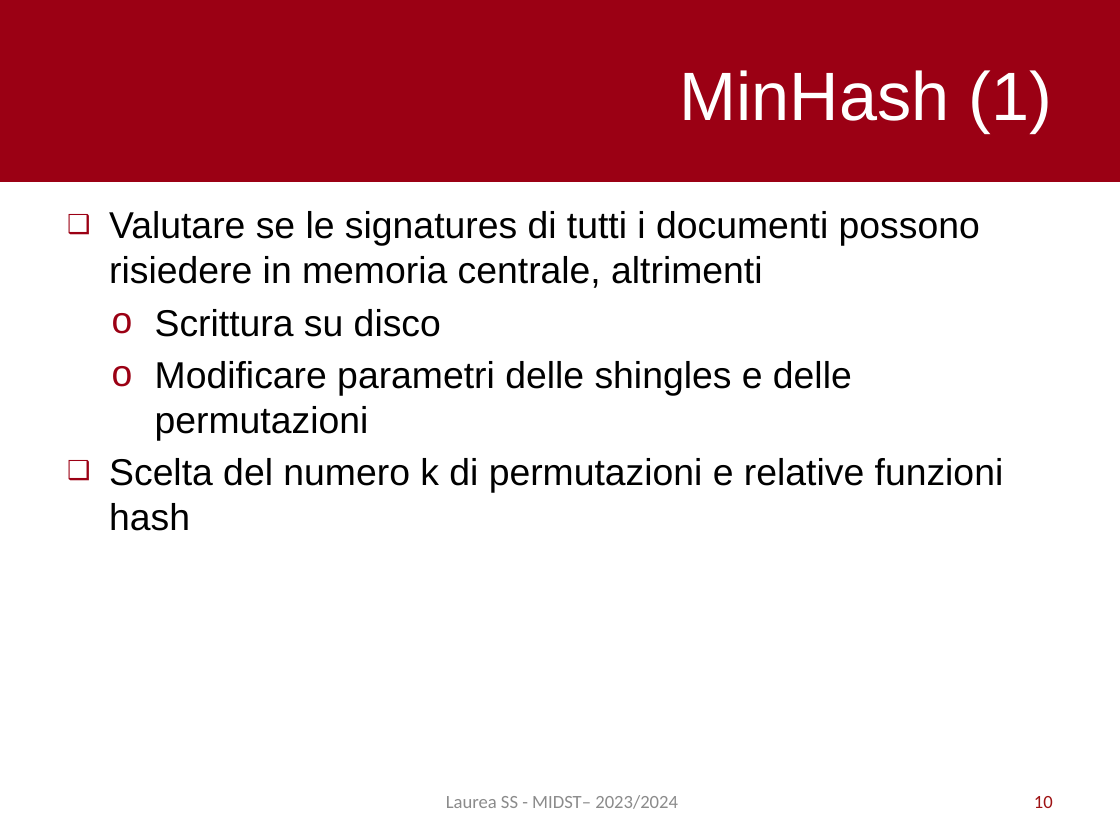
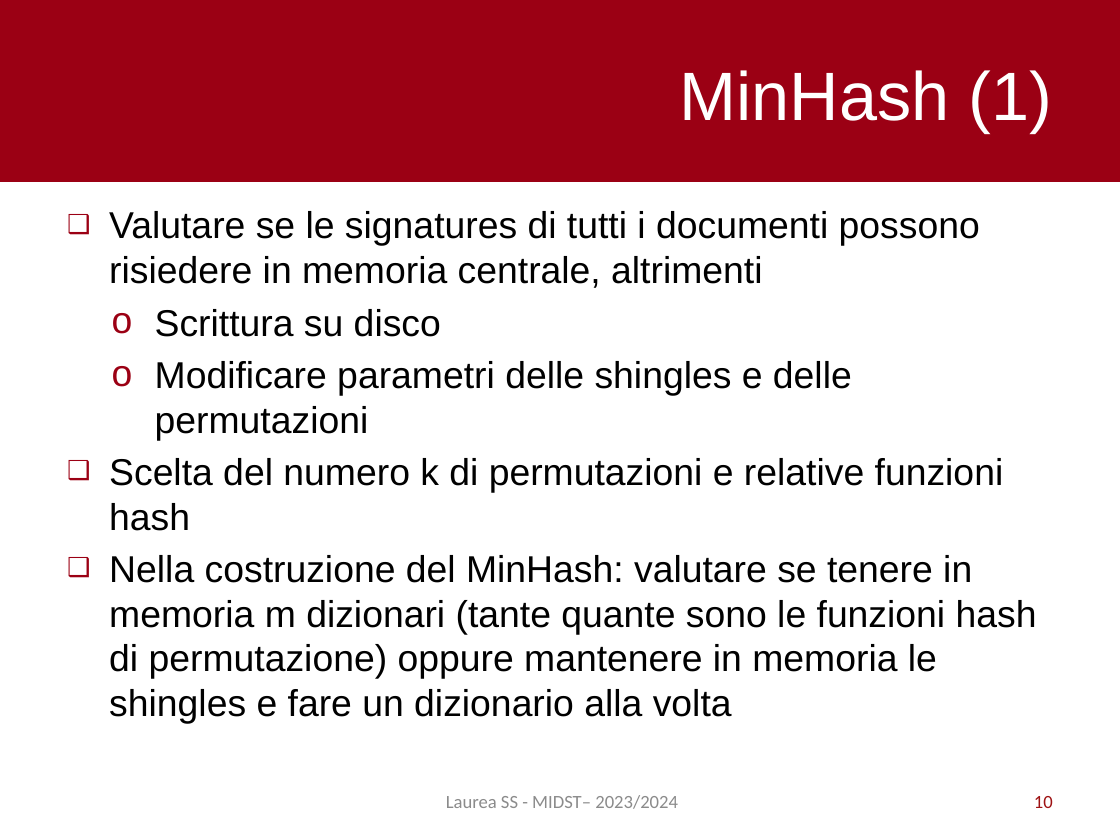
Before and after one commit to pietro-stangherlin/near_duplicate_doc_lsh, a slide deck: slide 10 of slides/ita/slides_ita.pptx. Drawn at 1120x840 pixels with LibreOffice and Linux fonts; fonts in the diff are those of the drawing. Boxes give left, top, right and bottom in pixels: in the first picture for what was removed or moved away, otherwise in the second. Text is boxed around its words. In the diff, an @@ line names an element or a change of style, - is before the commit and + after.

```diff
--- a/slides/ita/slides_ita.pptx
+++ b/slides/ita/slides_ita.pptx
@@ text at (x1=109, y1=555, x2=1037, y2=724): paragraph added @@
+❑ Nella costruzione del MinHash: valutare se tenere in memoria m dizionari (tante quante sono le funzioni hash di permutazione) oppure mantenere in memoria le shingles e fare un dizionario alla volta
```
Also in this commit, not shown: 3 other slides changed.
